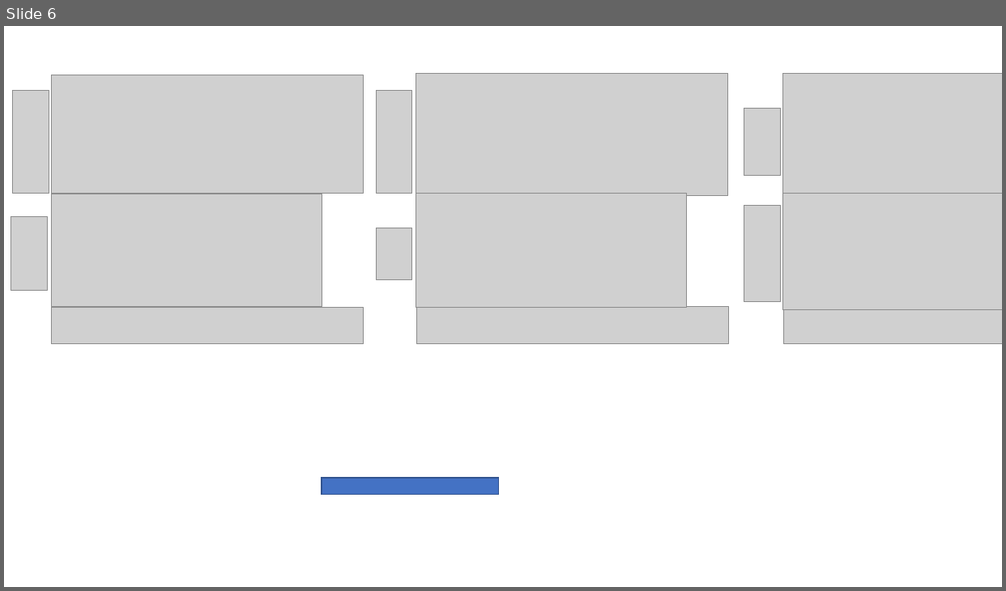
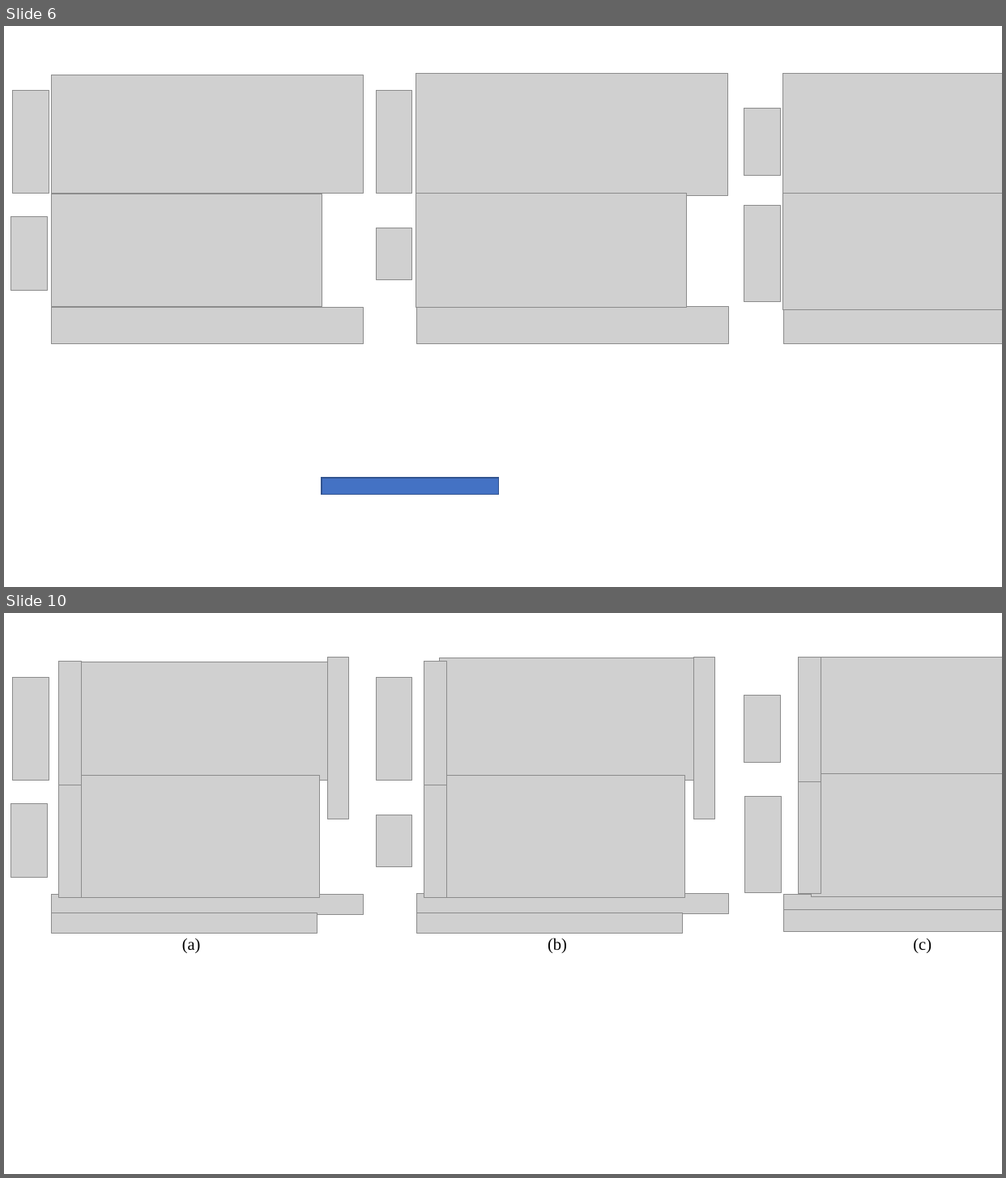
Before and after one commit to EnesAyaz/Studies, a slide deck: WPT/3-coil/Three-Coil-Journal/Experiment/2020.12.03/No_fault/New Microsoft PowerPoint Presentation.pptx. Shown one above the other, each under a label of ours: slide 6 before the commit, slides 6 and 10 after it; the slides between them are not shown. The pictures are 1006x591 and 1006x1178 pixels, drawn with LibreOffice and Linux fonts; fonts in the diff are those of the drawing; grey boxes stand for pictures; background and template pictures are left out. Boxes give left, top, right and bottom in pixels: in the first picture for what was removed or moved away, otherwise in the second. Text is boxed around its words. In the diff, an @@ line names an element or a change of style, - is before the commit and + after.

```diff
--- a/WPT/3-coil/Three-Coil-Journal/Experiment/2020.12.03/No_fault/New Microsoft PowerPoint Presentation.pptx
+++ b/WPT/3-coil/Three-Coil-Journal/Experiment/2020.12.03/No_fault/New Microsoft PowerPoint Presentation.pptx
@@ slide 10 added at (x1=4, y1=613, x2=1002, y2=1174), background #FFFFFF @@
@@ picture added at (x1=58, y1=661, x2=82, y2=786) @@
@@ picture added at (x1=327, y1=658, x2=348, y2=820) @@
@@ picture added at (x1=424, y1=661, x2=447, y2=786) @@
@@ picture added at (x1=439, y1=658, x2=698, y2=781) @@
@@ picture added at (x1=693, y1=658, x2=714, y2=820) @@
@@ picture added at (x1=799, y1=658, x2=821, y2=781) @@
@@ picture added at (x1=812, y1=658, x2=1002, y2=781) @@
@@ picture added at (x1=13, y1=677, x2=49, y2=780) @@
@@ picture added at (x1=74, y1=662, x2=330, y2=781) @@
@@ picture added at (x1=376, y1=677, x2=413, y2=780) @@
@@ picture added at (x1=744, y1=696, x2=780, y2=763) @@
@@ picture added at (x1=58, y1=773, x2=82, y2=897) @@
@@ picture added at (x1=74, y1=776, x2=319, y2=897) @@
@@ picture added at (x1=424, y1=773, x2=447, y2=897) @@
@@ picture added at (x1=439, y1=776, x2=685, y2=897) @@
@@ picture added at (x1=799, y1=769, x2=821, y2=894) @@
@@ picture added at (x1=812, y1=774, x2=1002, y2=897) @@
@@ picture added at (x1=10, y1=804, x2=48, y2=877) @@
@@ picture added at (x1=745, y1=796, x2=782, y2=893) @@
@@ picture added at (x1=376, y1=815, x2=413, y2=867) @@
@@ picture added at (x1=51, y1=895, x2=364, y2=914) @@
@@ picture added at (x1=417, y1=894, x2=730, y2=914) @@
@@ picture added at (x1=784, y1=895, x2=1002, y2=914) @@
@@ picture added at (x1=51, y1=914, x2=317, y2=934) @@
@@ picture added at (x1=417, y1=914, x2=683, y2=934) @@
@@ picture added at (x1=784, y1=910, x2=1002, y2=933) @@
@@ text added at (x1=182, y1=939, x2=201, y2=953), 16 pt, text #000000 @@
+(a)
@@ text added at (x1=548, y1=938, x2=567, y2=953), 16 pt, text #000000 @@
+(b)
@@ text added at (x1=913, y1=939, x2=931, y2=953), 16 pt, text #000000 @@
+(c)
```
Also in this commit, not shown: 3 other slides added, 10 other files.
